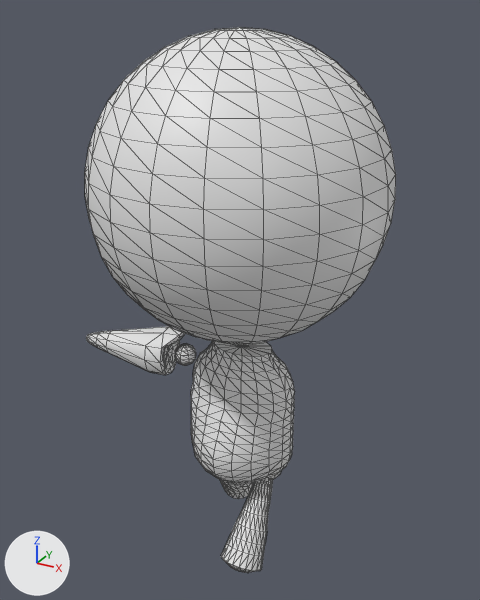
An edit to the OBJ model res/models/planetHead/exp_6.obj, drawn before and after from the same camera.
Rendered twice from a 50 mm camera at (3.56, -6.5, 8.27) aimed at (-0.11, 0.18, 4.93). The lights are fixed; the arrows at lower left show +X, +Y and +Z. Mesh edges are drawn as thin lines. Where no turn or scale is listed for an object, it has been applied to the vertices.

In view in the first picture: 'exp_6'.
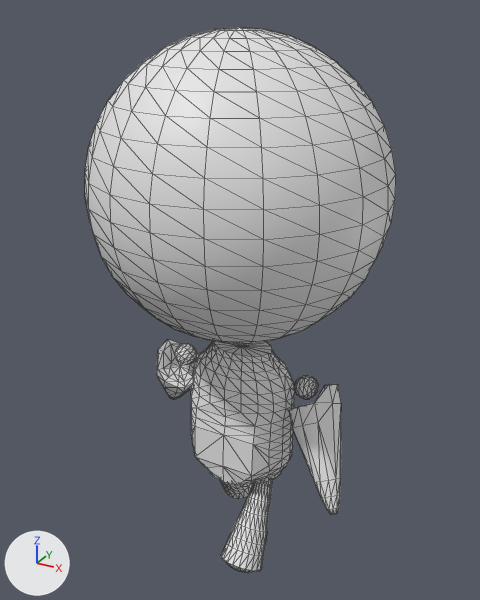
What differs and where, as boxes [x1, y1, x2, y2] in the pictures (480 x 600 px; the box of a moved part takes in the faces that stretch with it):
part 1 of me_exp_6, moved or reshaped
    before: [175, 343, 196, 365]
    after: [175, 343, 197, 365]
part 2 of me_exp_6, moved or reshaped
    before: [86, 327, 185, 375]
    after: [157, 340, 199, 399]
part 3 of me_exp_6, added
    after: [294, 375, 318, 399]
part 4 of me_exp_6, added
    after: [289, 384, 341, 514]
part 5 of me_exp_6, cut back
    both: [191, 404, 269, 484]

Patch to the scene script:
```diff
--- a/res/models/planetHead/exp_6.obj.py
+++ b/res/models/planetHead/exp_6.obj.py
@@ me_exp_6 @@
 # used by ob_exp_6; location = (0.0, 0.0, 0.0)
-me_exp_6.from_pydata(...)  # 1316 vertices, 2608 faces; spans x -2.41..1.72, y -1.74..1.7, z 1.48..8.09
+me_exp_6.from_pydata(...)  # 1438 vertices, 2844 faces; spans x -1.72..1.72, y -1.74..1.7, z 1.48..8.09
+# me_exp_6 part 1: the loose piece of 58 vertices spanning x -1.05..-0.76, y -0.05..0.24, z 3.84..4.14 is multiplied about its middle by the matrix ((0.399, 0.301, -0.866), (-0.602, 0.799, 0.0), (0.692, 0.521, 0.5)), then moved by (0.01, 0.0, 0.01)
+# me_exp_6 part 2: the loose piece of 90 vertices spanning x -2.41..-0.92, y -0.29..0.37, z 3.67..4.32 is multiplied about its middle by the matrix ((0.399, 0.301, -0.866), (-0.602, 0.799, 0.0), (0.692, 0.521, 0.5)), then moved by (0.43, 0.38, -0.58)
+# me_exp_6 part 3: the loose piece of 58 vertices spanning x -1.05..-0.76, y -0.05..0.24, z 3.84..4.14 is copied, and the copy is multiplied about its middle by the matrix ((-0.399, -0.301, 0.866), (0.602, -0.799, 0.0), (0.692, 0.521, 0.5)), then moved by (1.77, -0.01, 0.01); it spans x 0.72..1.02, y -0.05..0.23, z 3.86..4.15
+# me_exp_6 part 4: the loose piece of 90 vertices spanning x -2.41..-0.92, y -0.29..0.37, z 3.67..4.32 is copied, and the copy is multiplied about its middle by the matrix ((-0.399, -0.301, 0.866), (0.602, -0.799, 0.0), (0.692, 0.521, 0.5)), then moved by (2.88, -0.29, -0.58); it spans x 0.7..1.59, y -0.58..0.35, z 2.78..4.14
+# me_exp_6 part 5
+# 33 vertices are removed from x -0.43..0.41, y -0.7..-0.46, z 2.68..3.57
+# 88 faces are deleted
+# 7 vertices are added at x -0.29..0.29, y -0.46..-0.39, z 2.71..3.57
+# 36 new faces join them
```
